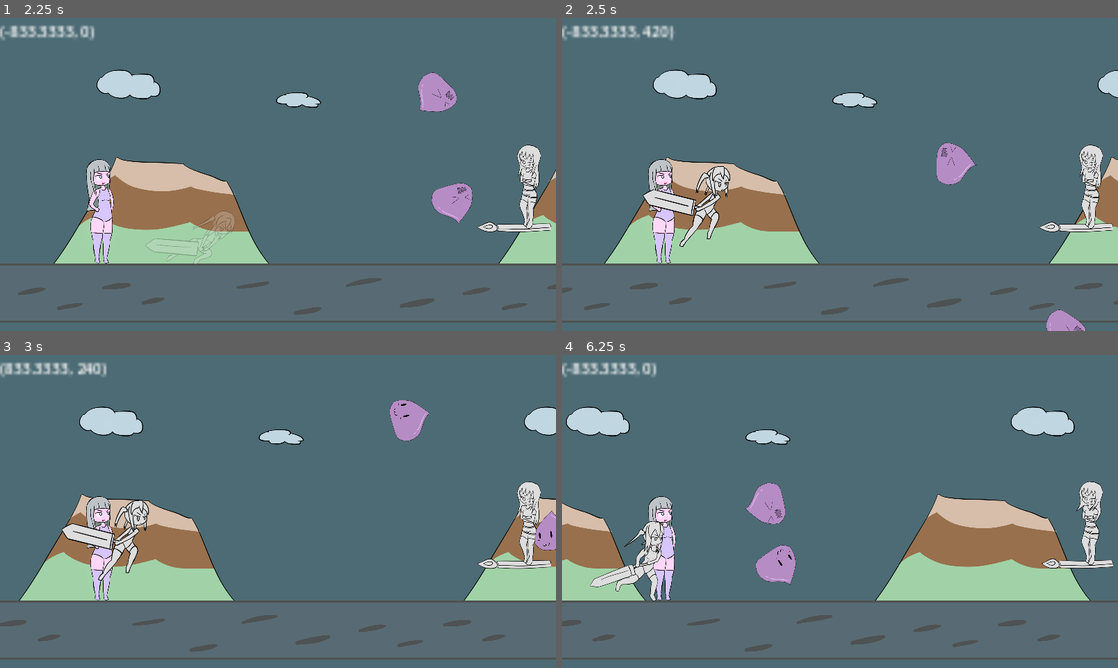
Above: before the commit, frames 1-4 (two rows, left to right).
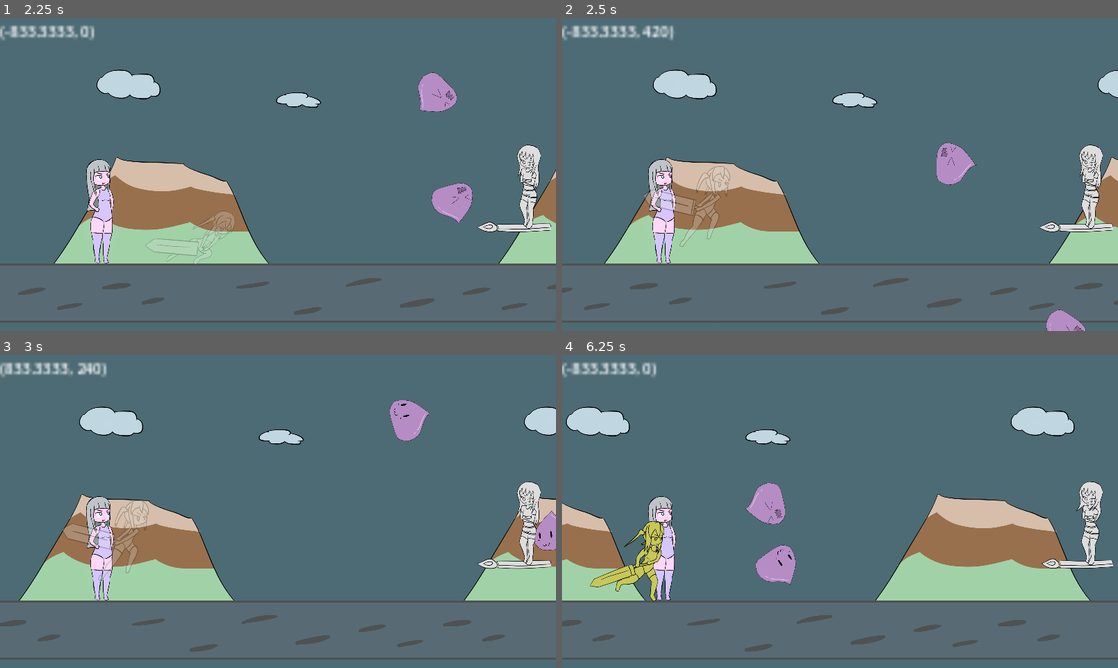
Above: after the commit, the same moments.

Repository: BeatMil/Animurun
Game: Godot game, scene res://Scenes/Forest.tscn
The game is run twice, just before and just after one commit, with the same random seed, the same clock (stepped at 60 frames per second) and the same inputs.
Inputs:
- Up to frame 1 (2.25 s): hold J (attack) 0.53-1.28 s; hold D (move_right) 0.53-2.03 s; tap Space (jump) at 0.77, 1.07, 1.52, 1.82 s; tap K (block) at 0.8, 1.35 s; tap L (dodge) at 1.55 s; hold A (move_left) from 2.03 s (still down); hold L (dodge) from 2.03 s (still down)
- Up to frame 2 (2.5 s): keep holding A (move_left); keep holding L (dodge); tap Space (jump) at 2.3 s
- Up to frame 3 (3 s): release A (move_left) at 2.78 s; release L (dodge) at 2.78 s; hold D (move_right) from 2.78 s (still down); tap Space (jump) at 2.85 s
- Up to frame 4 (6.25 s): tap Space (jump) at 3.02, 3.32, 3.77, 4.07, 4.52, 4.82, 5.3, 6.02 s; tap J (attack) at 3.05, 5.85 s; hold J (attack) 3.53-4.28 s; tap K (block) at 3.8, 4.35 s; release D (move_right) at 4.28 s; hold A (move_left) 4.28-5.03 s; tap L (dodge) at 4.55 s; hold D (move_right) 5.03-5.78 s; hold L (dodge) 5.03-5.78 s; hold A (move_left) from 5.78 s (still down)

Frame 1 is identical in both runs. In frame 2, 1.3% of the frame differs, in the area x 14-31%, y 47-74%; in frame 3, 1.3%, in the area x 11-27%, y 46-73%; in frame 4, 1.0%.

Commit message:
Display chiichan hp equivalent with self_modulate

Diff:
--- a/Scenes/Forest.tscn
+++ b/Scenes/Forest.tscn
@@ -62,7 +62,7 @@
 tracks/1/type = "value"
 tracks/1/imported = false
 tracks/1/enabled = true
-tracks/1/path = NodePath("ChiichanPos/ChiichanRun:texture")
+tracks/1/path = NodePath("ChiichanPos/sprite:texture")
 tracks/1/interp = 1
 tracks/1/loop_wrap = true
 tracks/1/keys = {
@@ -74,7 +74,7 @@
 tracks/2/type = "value"
 tracks/2/imported = false
 tracks/2/enabled = true
-tracks/2/path = NodePath("ChiichanPos/ChiichanRun:hframes")
+tracks/2/path = NodePath("ChiichanPos/sprite:hframes")
 tracks/2/interp = 1
 tracks/2/loop_wrap = true
 tracks/2/keys = {
@@ -86,7 +86,7 @@
 tracks/3/type = "value"
 tracks/3/imported = false
 tracks/3/enabled = true
-tracks/3/path = NodePath("ChiichanPos/ChiichanRun:offset")
+tracks/3/path = NodePath("ChiichanPos/sprite:offset")
 tracks/3/interp = 1
 tracks/3/loop_wrap = true
 tracks/3/keys = {
@@ -98,7 +98,7 @@
 tracks/4/type = "value"
 tracks/4/imported = false
 tracks/4/enabled = true
-tracks/4/path = NodePath("ChiichanPos/ChiichanRun:frame")
+tracks/4/path = NodePath("ChiichanPos/sprite:frame")
 tracks/4/interp = 1
 tracks/4/loop_wrap = true
 tracks/4/keys = {
@@ -110,22 +110,10 @@
 tracks/5/type = "value"
 tracks/5/imported = false
 tracks/5/enabled = true
-tracks/5/path = NodePath("ChiichanPos/ChiichanRun:self_modulate")
+tracks/5/path = NodePath("ChiichanPos/sprite:modulate")
 tracks/5/interp = 1
 tracks/5/loop_wrap = true
 tracks/5/keys = {
-"times": PackedFloat32Array(0),
-"transitions": PackedFloat32Array(1),
-"update": 0,
-"values": [Color(1, 1, 1, 1)]
-}
-tracks/6/type = "value"
-tracks/6/imported = false
-tracks/6/enabled = true
-tracks/6/path = NodePath("ChiichanPos/ChiichanRun:modulate")
-tracks/6/interp = 1
-tracks/6/loop_wrap = true
-tracks/6/keys = {
 "times": PackedFloat32Array(0),
 "transitions": PackedFloat32Array(1),
 "update": 0,
@@ -139,7 +127,7 @@
 tracks/0/type = "value"
 tracks/0/imported = false
 tracks/0/enabled = true
-tracks/0/path = NodePath("ChiichanPos/ChiichanRun:frame")
+tracks/0/path = NodePath("ChiichanPos/sprite:frame")
 tracks/0/interp = 1
 tracks/0/loop_wrap = true
 tracks/0/keys = {
@@ -151,7 +139,7 @@
 tracks/1/type = "value"
 tracks/1/imported = false
 tracks/1/enabled = true
-tracks/1/path = NodePath("ChiichanPos/ChiichanRun:texture")
+tracks/1/path = NodePath("ChiichanPos/sprite:texture")
 tracks/1/interp = 1
 tracks/1/loop_wrap = true
 tracks/1/keys = {
@@ -163,7 +151,7 @@
 tracks/2/type = "value"
 tracks/2/imported = false
 tracks/2/enabled = true
-tracks/2/path = NodePath("ChiichanPos/ChiichanRun:hframes")
+tracks/2/path = NodePath("ChiichanPos/sprite:hframes")
 tracks/2/interp = 1
 tracks/2/loop_wrap = true
 tracks/2/keys = {
@@ -223,7 +211,7 @@
 tracks/6/type = "value"
 tracks/6/imported = false
 tracks/6/enabled = true
-tracks/6/path = NodePath("ChiichanPos/ChiichanRun:modulate")
+tracks/6/path = NodePath("ChiichanPos/sprite:modulate")
 tracks/6/interp = 1
 tracks/6/loop_wrap = true
 tracks/6/keys = {
@@ -240,7 +228,7 @@
 tracks/0/type = "value"
 tracks/0/imported = false
 tracks/0/enabled = true
-tracks/0/path = NodePath("ChiichanPos/ChiichanRun:frame")
+tracks/0/path = NodePath("ChiichanPos/sprite:frame")
 tracks/0/interp = 1
 tracks/0/loop_wrap = true
 tracks/0/keys = {
@@ -252,7 +240,7 @@
 tracks/1/type = "value"
 tracks/1/imported = false
 tracks/1/enabled = true
-tracks/1/path = NodePath("ChiichanPos/ChiichanRun:texture")
+tracks/1/path = NodePath("ChiichanPos/sprite:texture")
 tracks/1/interp = 1
 tracks/1/loop_wrap = true
 tracks/1/keys = {
@@ -264,7 +252,7 @@
 tracks/2/type = "value"
 tracks/2/imported = false
 tracks/2/enabled = true
-tracks/2/path = NodePath("ChiichanPos/ChiichanRun:hframes")
+tracks/2/path = NodePath("ChiichanPos/sprite:hframes")
 tracks/2/interp = 1
 tracks/2/loop_wrap = true
 tracks/2/keys = {
@@ -324,7 +312,7 @@
 tracks/6/type = "value"
 tracks/6/imported = false
 tracks/6/enabled = true
-tracks/6/path = NodePath("ChiichanPos/ChiichanRun:modulate")
+tracks/6/path = NodePath("ChiichanPos/sprite:modulate")
 tracks/6/interp = 1
 tracks/6/loop_wrap = true
 tracks/6/keys = {
@@ -341,7 +329,7 @@
 tracks/0/type = "value"
 tracks/0/imported = false
 tracks/0/enabled = true
-tracks/0/path = NodePath("ChiichanPos/ChiichanRun:frame")
+tracks/0/path = NodePath("ChiichanPos/sprite:frame")
 tracks/0/interp = 1
 tracks/0/loop_wrap = true
 tracks/0/keys = {
@@ -353,7 +341,7 @@
 tracks/1/type = "value"
 tracks/1/imported = false
 tracks/1/enabled = true
-tracks/1/path = NodePath("ChiichanPos/ChiichanRun:texture")
+tracks/1/path = NodePath("ChiichanPos/sprite:texture")
 tracks/1/interp = 1
 tracks/1/loop_wrap = true
 tracks/1/keys = {
@@ -365,7 +353,7 @@
 tracks/2/type = "value"
 tracks/2/imported = false
 tracks/2/enabled = true
-tracks/2/path = NodePath("ChiichanPos/ChiichanRun:hframes")
+tracks/2/path = NodePath("ChiichanPos/sprite:hframes")
 tracks/2/interp = 1
 tracks/2/loop_wrap = true
 tracks/2/keys = {
@@ -404,7 +392,7 @@
 tracks/5/type = "value"
 tracks/5/imported = false
 tracks/5/enabled = true
-tracks/5/path = NodePath("ChiichanPos/ChiichanRun:modulate")
+tracks/5/path = NodePath("ChiichanPos/sprite:modulate")
 tracks/5/interp = 1
 tracks/5/loop_wrap = true
 tracks/5/keys = {
@@ -435,7 +423,7 @@
 tracks/0/type = "value"
 tracks/0/imported = false
 tracks/0/enabled = true
-tracks/0/path = NodePath("ChiichanPos/ChiichanRun:frame")
+tracks/0/path = NodePath("ChiichanPos/sprite:frame")
 tracks/0/interp = 1
 tracks/0/loop_wrap = true
 tracks/0/keys = {
@@ -447,7 +435,7 @@
 tracks/1/type = "value"
 tracks/1/imported = false
 tracks/1/enabled = true
-tracks/1/path = NodePath("ChiichanPos/ChiichanRun:texture")
+tracks/1/path = NodePath("ChiichanPos/sprite:texture")
 tracks/1/interp = 1
 tracks/1/loop_wrap = true
 tracks/1/keys = {
@@ -459,7 +447,7 @@
 tracks/2/type = "value"
 tracks/2/imported = false
 tracks/2/enabled = true
-tracks/2/path = NodePath("ChiichanPos/ChiichanRun:hframes")
+tracks/2/path = NodePath("ChiichanPos/sprite:hframes")
 tracks/2/interp = 1
 tracks/2/loop_wrap = true
 tracks/2/keys = {
@@ -498,7 +486,7 @@
 tracks/5/type = "value"
 tracks/5/imported = false
 tracks/5/enabled = true
-tracks/5/path = NodePath("ChiichanPos/ChiichanRun:modulate")
+tracks/5/path = NodePath("ChiichanPos/sprite:modulate")
 tracks/5/interp = 1
 tracks/5/loop_wrap = true
 tracks/5/keys = {
@@ -515,7 +503,7 @@
 tracks/0/type = "value"
 tracks/0/imported = false
 tracks/0/enabled = true
-tracks/0/path = NodePath("ChiichanPos/ChiichanRun:frame")
+tracks/0/path = NodePath("ChiichanPos/sprite:frame")
 tracks/0/interp = 1
 tracks/0/loop_wrap = true
 tracks/0/keys = {
@@ -527,7 +515,7 @@
 tracks/1/type = "value"
 tracks/1/imported = false
 tracks/1/enabled = true
-tracks/1/path = NodePath("ChiichanPos/ChiichanRun:texture")
+tracks/1/path = NodePath("ChiichanPos/sprite:texture")
 tracks/1/interp = 1
 tracks/1/loop_wrap = true
 tracks/1/keys = {
@@ -539,7 +527,7 @@
 tracks/2/type = "value"
 tracks/2/imported = false
 tracks/2/enabled = true
-tracks/2/path = NodePath("ChiichanPos/ChiichanRun:hframes")
+tracks/2/path = NodePath("ChiichanPos/sprite:hframes")
 tracks/2/interp = 1
 tracks/2/loop_wrap = true
 tracks/2/keys = {
@@ -578,7 +566,7 @@
 tracks/5/type = "value"
 tracks/5/imported = false
 tracks/5/enabled = true
-tracks/5/path = NodePath("ChiichanPos/ChiichanRun:modulate")
+tracks/5/path = NodePath("ChiichanPos/sprite:modulate")
 tracks/5/interp = 1
 tracks/5/loop_wrap = true
 tracks/5/keys = {
@@ -612,7 +600,7 @@
 tracks/0/type = "value"
 tracks/0/imported = false
 tracks/0/enabled = true
-tracks/0/path = NodePath("ChiichanPos/ChiichanRun:texture")
+tracks/0/path = NodePath("ChiichanPos/sprite:texture")
 tracks/0/interp = 1
 tracks/0/loop_wrap = true
 tracks/0/keys = {
@@ -624,7 +612,7 @@
 tracks/1/type = "value"
 tracks/1/imported = false
 tracks/1/enabled = true
-tracks/1/path = NodePath("ChiichanPos/ChiichanRun:hframes")
+tracks/1/path = NodePath("ChiichanPos/sprite:hframes")
 tracks/1/interp = 1
 tracks/1/loop_wrap = true
 tracks/1/keys = {
@@ -636,7 +624,7 @@
 tracks/2/type = "value"
 tracks/2/imported = false
 tracks/2/enabled = true
-tracks/2/path = NodePath("ChiichanPos/ChiichanRun:offset")
+tracks/2/path = NodePath("ChiichanPos/sprite:offset")
 tracks/2/interp = 1
 tracks/2/loop_wrap = true
 tracks/2/keys = {
@@ -648,7 +636,7 @@
 tracks/3/type = "value"
 tracks/3/imported = false
 tracks/3/enabled = true
-tracks/3/path = NodePath("ChiichanPos/ChiichanRun:modulate")
+tracks/3/path = NodePath("ChiichanPos/sprite:modulate")
 tracks/3/interp = 1
 tracks/3/loop_wrap = true
 tracks/3/keys = {
@@ -660,7 +648,7 @@
 tracks/4/type = "value"
 tracks/4/imported = false
 tracks/4/enabled = true
-tracks/4/path = NodePath("ChiichanPos/ChiichanRun:frame")
+tracks/4/path = NodePath("ChiichanPos/sprite:frame")
 tracks/4/interp = 1
 tracks/4/loop_wrap = true
 tracks/4/keys = {
@@ -718,26 +706,28 @@
 tracks/0/type = "value"
 tracks/0/imported = false
 tracks/0/enabled = true
-tracks/0/path = NodePath("ChiichanPos/ChiichanRun:self_modulate")
-tracks/0/interp = 1
-tracks/0/loop_wrap = true
-tracks/0/keys = {
-"times": PackedFloat32Array(0),
-"transitions": PackedFloat32Array(1),
-"update": 0,
-"values": [Color(1, 1, 1, 1)]
-}
-tracks/1/type = "value"
+tracks/0/path = NodePath("ChiichanPos:position")
+tracks/0/interp = 1
+tracks/0/loop_wrap = true
+tracks/0/keys = {
+"times": PackedFloat32Array(0),
+"transitions": PackedFloat32Array(1),
+"update": 0,
+"values": [Vector2(0, 0)]
+}
+tracks/1/type = "method"
 tracks/1/imported = false
 tracks/1/enabled = true
-tracks/1/path = NodePath("ChiichanPos:position")
+tracks/1/path = NodePath(".")
 tracks/1/interp = 1
 tracks/1/loop_wrap = true
 tracks/1/keys = {
 "times": PackedFloat32Array(0),
 "transitions": PackedFloat32Array(1),
-"update": 0,
-"values": [Vector2(0, 0)]
+"values": [{
+"args": [],
+"method": &"normal_collision"
+}]
 }
 tracks/2/type = "method"
 tracks/2/imported = false
@@ -750,66 +740,52 @@
 "transitions": PackedFloat32Array(1),
 "values": [{
 "args": [],
-"method": &"normal_collision"
+"method": &"jump"
 }]
 }
-tracks/3/type = "method"
+tracks/3/type = "value"
 tracks/3/imported = false
 tracks/3/enabled = true
-tracks/3/path = NodePath(".")
+tracks/3/path = NodePath("ChiichanPos/sprite:texture")
 tracks/3/interp = 1
 tracks/3/loop_wrap = true
 tracks/3/keys = {
 "times": PackedFloat32Array(0),
 "transitions": PackedFloat32Array(1),
-"values": [{
-"args": [],
-"method": &"jump"
-}]
+"update": 1,
+"values": [ExtResource("17_0460j")]
 }
 tracks/4/type = "value"
 tracks/4/imported = false
 tracks/4/enabled = true
-tracks/4/path = NodePath("ChiichanPos/ChiichanRun:texture")
+tracks/4/path = NodePath("ChiichanPos/sprite:hframes")
 tracks/4/interp = 1
 tracks/4/loop_wrap = true
 tracks/4/keys = {
 "times": PackedFloat32Array(0),
 "transitions": PackedFloat32Array(1),
 "update": 1,
-"values": [ExtResource("17_0460j")]
+"values": [1]
 }
 tracks/5/type = "value"
 tracks/5/imported = false
 tracks/5/enabled = true
-tracks/5/path = NodePath("ChiichanPos/ChiichanRun:hframes")
+tracks/5/path = NodePath("ChiichanPos/sprite:frame")
 tracks/5/interp = 1
 tracks/5/loop_wrap = true
 tracks/5/keys = {
 "times": PackedFloat32Array(0),
 "transitions": PackedFloat32Array(1),
 "update": 1,
-"values": [1]
-}
-tracks/6/type = "value"
+"values": [0]
+}
+tracks/6/type = "audio"
 tracks/6/imported = false
 tracks/6/enabled = true
-tracks/6/path = NodePath("ChiichanPos/ChiichanRun:frame")
+tracks/6/path = NodePath("AnimationPlayer/AudioStreamPlayer")
 tracks/6/interp = 1
 tracks/6/loop_wrap = true
 tracks/6/keys = {
-"times": PackedFloat32Array(0),
-"transitions": PackedFloat32Array(1),
-"update": 1,
-"values": [0]
-}
-tracks/7/type = "audio"
-tracks/7/imported = false
-tracks/7/enabled = true
-tracks/7/path = NodePath("AnimationPlayer/AudioStreamPlayer")
-tracks/7/interp = 1
-tracks/7/loop_wrap = true
-tracks/7/keys = {
 "clips": [{
 "end_offset": 0.0,
 "start_offset": 0.0,
@@ -817,19 +793,7 @@
 }],
 "times": PackedFloat32Array(0)
 }
-tracks/7/use_blend = true
-tracks/8/type = "value"
-tracks/8/imported = false
-tracks/8/enabled = true
-tracks/8/path = NodePath("ChiichanPos/ChiichanRun:modulate")
-tracks/8/interp = 1
-tracks/8/loop_wrap = true
-tracks/8/keys = {
-"times": PackedFloat32Array(0),
-"transitions": PackedFloat32Array(1),
-"update": 0,
-"values": [Color(1, 1, 1, 1)]
-}
+tracks/6/use_blend = true
 
 [sub_resource type="Animation" id="Animation_c0ony"]
 resource_name = "run"
@@ -839,7 +803,7 @@
 tracks/0/type = "value"
 tracks/0/imported = false
 tracks/0/enabled = true
-tracks/0/path = NodePath("ChiichanPos/ChiichanRun:offset")
+tracks/0/path = NodePath("ChiichanPos/sprite:offset")
 tracks/0/interp = 1
 tracks/0/loop_wrap = true
 tracks/0/keys = {
@@ -851,7 +815,7 @@
 tracks/1/type = "value"
 tracks/1/imported = false
 tracks/1/enabled = true
-tracks/1/path = NodePath("ChiichanPos/ChiichanRun:frame")
+tracks/1/path = NodePath("ChiichanPos/sprite:frame")
 tracks/1/interp = 1
 tracks/1/loop_wrap = true
 tracks/1/keys = {
@@ -863,7 +827,7 @@
 tracks/2/type = "value"
 tracks/2/imported = false
 tracks/2/enabled = true
-tracks/2/path = NodePath("ChiichanPos/ChiichanRun:texture")
+tracks/2/path = NodePath("ChiichanPos/sprite:texture")
 tracks/2/interp = 1
 tracks/2/loop_wrap = true
 tracks/2/keys = {
@@ -875,7 +839,7 @@
 tracks/3/type = "value"
 tracks/3/imported = false
 tracks/3/enabled = true
-tracks/3/path = NodePath("ChiichanPos/ChiichanRun:hframes")
+tracks/3/path = NodePath("ChiichanPos/sprite:hframes")
 tracks/3/interp = 1
 tracks/3/loop_wrap = true
 tracks/3/keys = {
@@ -887,34 +851,22 @@
 tracks/4/type = "value"
 tracks/4/imported = false
 tracks/4/enabled = true
-tracks/4/path = NodePath("ChiichanPos/ChiichanRun:self_modulate")
+tracks/4/path = NodePath("ChiichanPos:position")
 tracks/4/interp = 1
 tracks/4/loop_wrap = true
 tracks/4/keys = {
 "times": PackedFloat32Array(0),
 "transitions": PackedFloat32Array(1),
 "update": 0,
-"values": [Color(1, 1, 1, 1)]
-}
-tracks/5/type = "value"
+"values": [Vector2(0, 0)]
+}
+tracks/5/type = "method"
 tracks/5/imported = false
 tracks/5/enabled = true
-tracks/5/path = NodePath("ChiichanPos:position")
+tracks/5/path = NodePath(".")
 tracks/5/interp = 1
 tracks/5/loop_wrap = true
 tracks/5/keys = {
-"times": PackedFloat32Array(0),
-"transitions": PackedFloat32Array(1),
-"update": 0,
-"values": [Vector2(0, 0)]
-}
-tracks/6/type = "method"
-tracks/6/imported = false
-tracks/6/enabled = true
-tracks/6/path = NodePath(".")
-tracks/6/interp = 1
-tracks/6/loop_wrap = true
-tracks/6/keys = {
 "times": PackedFloat32Array(0),
 "transitions": PackedFloat32Array(1),
 "values": [{
@@ -930,7 +882,7 @@
 tracks/0/type = "value"
 tracks/0/imported = false
 tracks/0/enabled = true
-tracks/0/path = NodePath("ChiichanPos/ChiichanRun:frame")
+tracks/0/path = NodePath("ChiichanPos/sprite:frame")
 tracks/0/interp = 1
 tracks/0/loop_wrap = true
 tracks/0/keys = {
@@ -942,7 +894,7 @@
 tracks/1/type = "value"
 tracks/1/imported = false
 tracks/1/enabled = true
-tracks/1/path = NodePath("ChiichanPos/ChiichanRun:texture")
+tracks/1/path = NodePath("ChiichanPos/sprite:texture")
 tracks/1/interp = 1
 tracks/1/loop_wrap = true
 tracks/1/keys = {
@@ -954,7 +906,7 @@
 tracks/2/type = "value"
 tracks/2/imported = false
 tracks/2/enabled = true
-tracks/2/path = NodePath("ChiichanPos/ChiichanRun:hframes")
+tracks/2/path = NodePath("ChiichanPos/sprite:hframes")
 tracks/2/interp = 1
 tracks/2/loop_wrap = true
 tracks/2/keys = {
@@ -993,7 +945,7 @@
 tracks/5/type = "value"
 tracks/5/imported = false
 tracks/5/enabled = true
-tracks/5/path = NodePath("ChiichanPos/ChiichanRun:modulate")
+tracks/5/path = NodePath("ChiichanPos/sprite:modulate")
 tracks/5/interp = 1
 tracks/5/loop_wrap = true
 tracks/5/keys = {
@@ -1245,7 +1197,7 @@
 shape = SubResource("RectangleShape2D_iy05h")
 
 [node name="Chiichan" type="CharacterBody2D" parent="." node_paths=PackedStringArray("default_pos") groups=["chiichan"]]
-self_modulate = Color(1.5, 1.5, 1.5, 1)
+self_modulate = Color(0.980392, 0.933333, 0.411765, 1)
 position = Vector2(503, 692)
 collision_layer = 2
 script = ExtResource("6_o6v6y")
@@ -1253,7 +1205,7 @@
 
 [node name="ChiichanPos" type="Node2D" parent="Chiichan"]
 
-[node name="ChiichanRun" type="Sprite2D" parent="Chiichan/ChiichanPos"]
+[node name="sprite" type="Sprite2D" parent="Chiichan/ChiichanPos"]
 texture = ExtResource("17_0460j")
 offset = Vector2(0, 12)
 
--- a/scripts/Chiichan.gd
+++ b/scripts/Chiichan.gd
@@ -183,3 +183,8 @@
 	if anim_name in ["attack01", "hurt", "block", "block_impact", "attack01_2", "dodge", "sword_deflect"]:
 		state = States.RUNNING
 		anim_player.play("run")
+
+		if pushback_multiplier >= 1.5:
+			$"ChiichanPos/sprite".self_modulate = Color(1, 0.6, 0.5)
+		elif pushback_multiplier >= 1:
+			$"ChiichanPos/sprite".self_modulate = Color(0.9, 0.9, 0.4)
